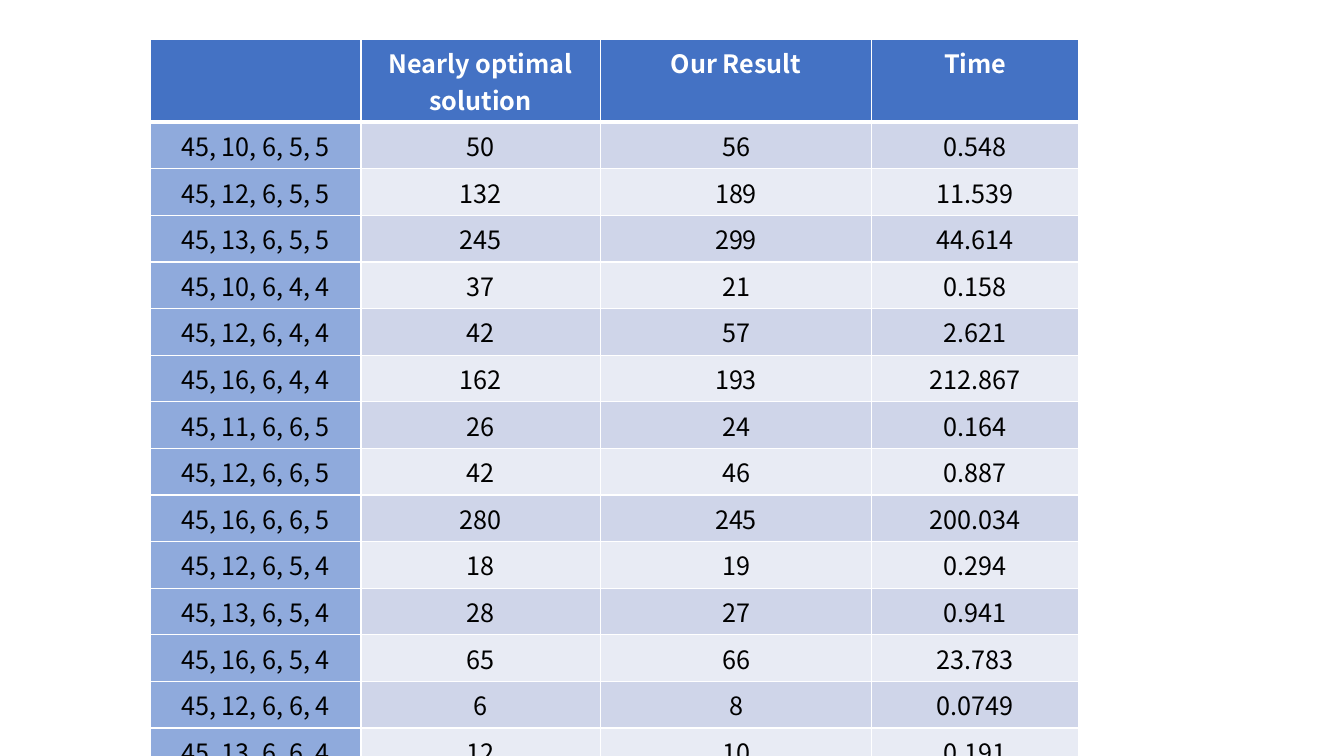
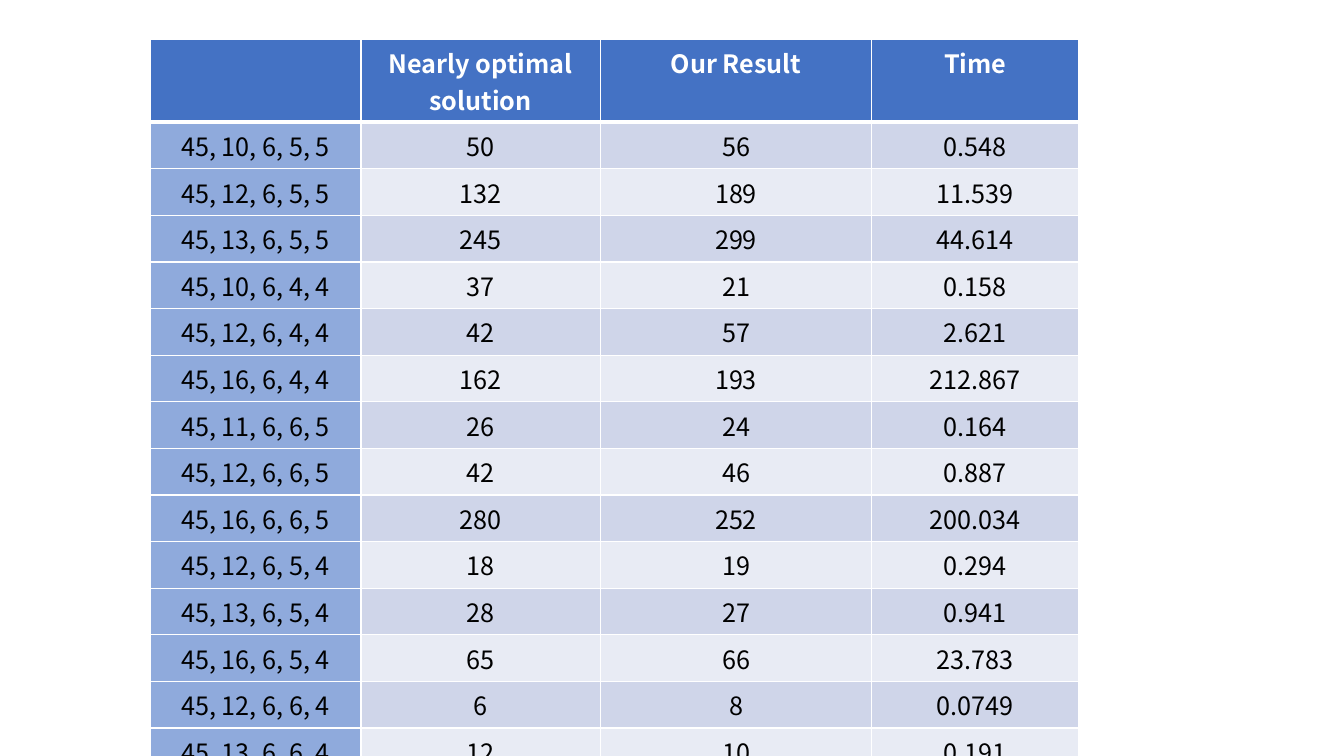
Before and after one commit to IvanMao714/Optimal_sample_selection, a slide deck: slide 11 of introduce/新建 Microsoft PowerPoint 演示文稿.pptx. Drawn at 1344x756 pixels with LibreOffice and Linux fonts; fonts in the diff are those of the drawing. Boxes give left, top, right and bottom in pixels: in the first picture for what was removed or moved away, otherwise in the second. Text is boxed around its words. In the diff, an @@ line names an element or a change of style, - is before the commit and + after.

```diff
--- a/introduce/新建 Microsoft PowerPoint 演示文稿.pptx
+++ b/introduce/新建 Microsoft PowerPoint 演示文稿.pptx
@@ table at box(150, 39, 1079, 724) @@
-row 10, column 3: 245
+row 10, column 3: 252
```
Also in this commit, not shown: 2 other slides changed, 16 other files.
